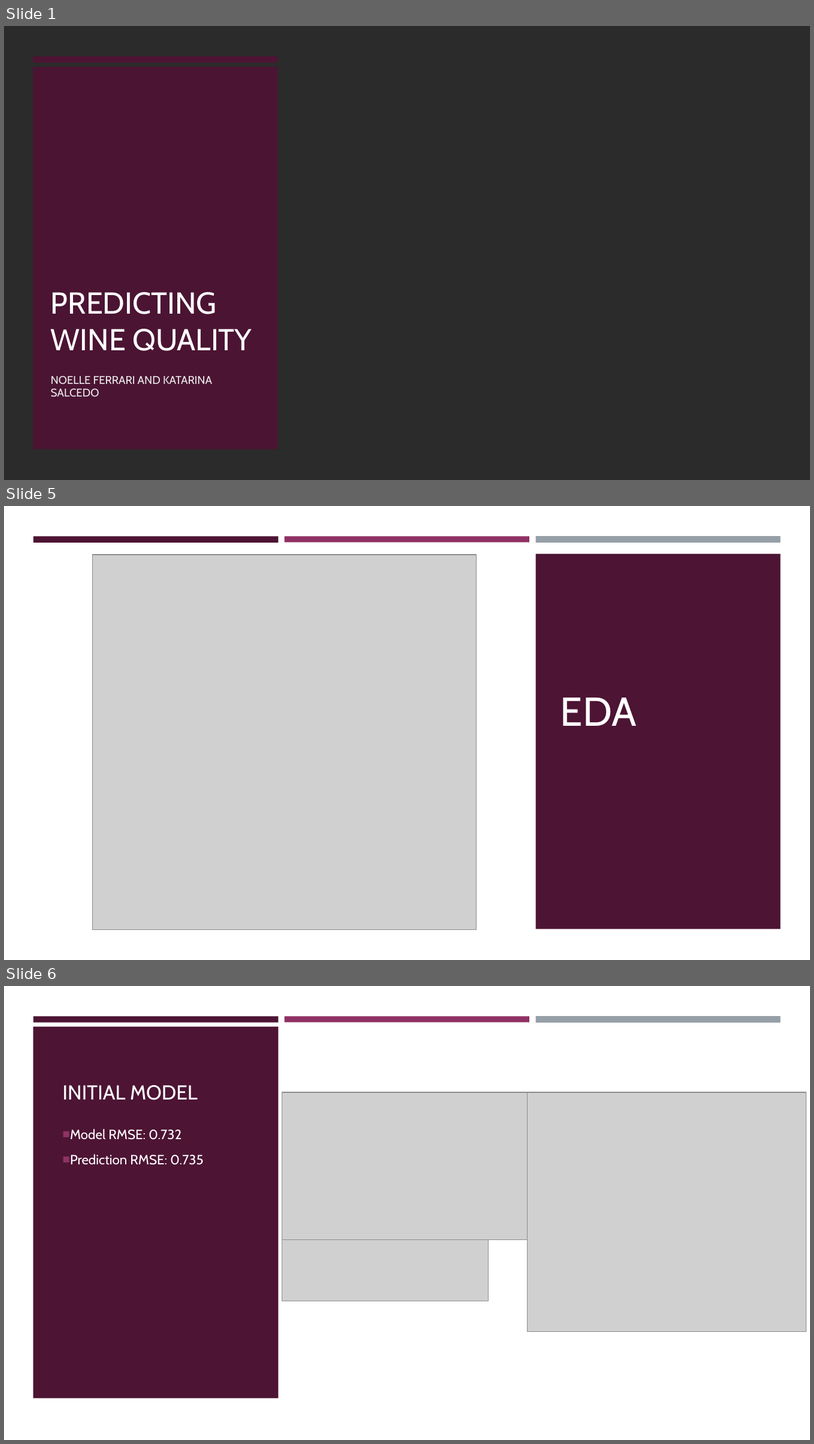
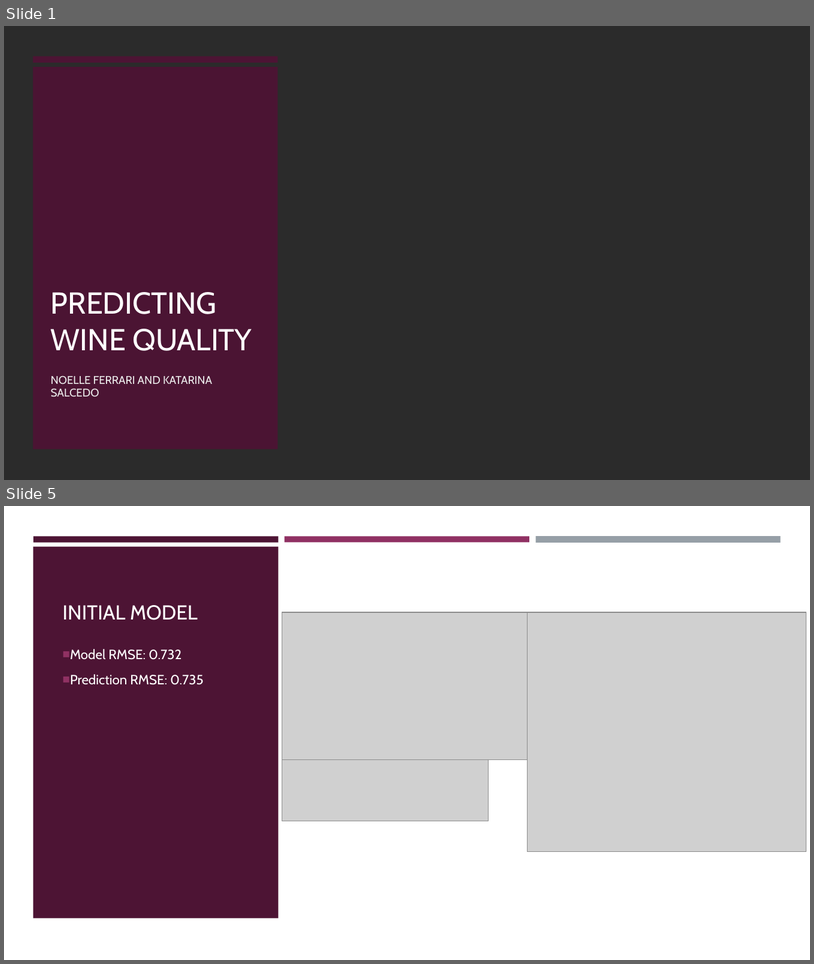
Before and after one commit to klsalcedo/red_wine_analysis, a slide deck: presentation.pptx. Shown one above the other, each under a label of ours: slides 1, 5 and 6 before the commit, slides 1 and 5 after it; the slides between them are not shown. The pictures are 814x1444 and 814x964 pixels, drawn with LibreOffice and Linux fonts; fonts in the diff are those of the drawing; grey boxes stand for pictures; background and template pictures are left out; a plain dark background stands for a picture behind light text. Boxes give left, top, right and bottom in pixels: in the first picture for what was removed or moved away, otherwise in the second. Text is boxed around its words. In the diff, an @@ line names an element or a change of style, - is before the commit and + after.

```diff
--- a/presentation.pptx
+++ b/presentation.pptx
@@ slide 5 removed at bbox=[4, 506, 810, 960], background #FFFFFF @@
@@ rectangle removed at bbox=[34, 537, 279, 543] @@
@@ rectangle removed at bbox=[285, 537, 530, 542] @@
@@ rectangle removed at bbox=[536, 536, 782, 542] @@
@@ rectangle removed at bbox=[4, 548, 810, 959] @@
@@ picture removed at bbox=[93, 555, 477, 930] @@
@@ rectangle removed at bbox=[536, 553, 782, 928] @@
@@ title removed at bbox=[561, 697, 637, 726] @@
-EDA
@@ what was slide 6 is now slide 5 @@
```
Also in this commit, not shown: 6 slides changed, 1 other slide removed.
